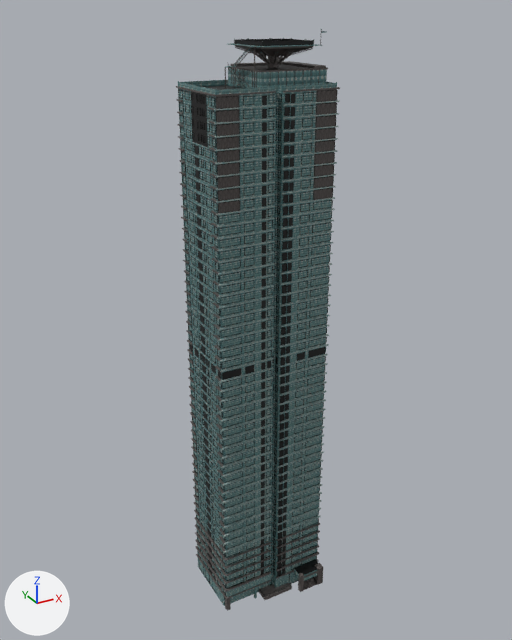
An edit to the FBX model cs2-kit/projects/exllu-103/output/import_test_flicker_nomull/HighriseTower103_L1_5x4/HighriseTower103_L1_5x4.fbx, drawn before and after from the same camera.
Both versions are drawn from a camera (50 mm lens) standing at (-86.3, -154.5, 166.9) and looking at (0.5, 3.1, 88.0). Lighting does not change. The marker at lower left points along +X, +Y and +Z. The older version comes first. Where no turn or scale is listed for an object, it has been applied to the vertices. Vertices at exactly the same position are counted once.

The first picture shows 'HighriseTower103_L1_5x4'.
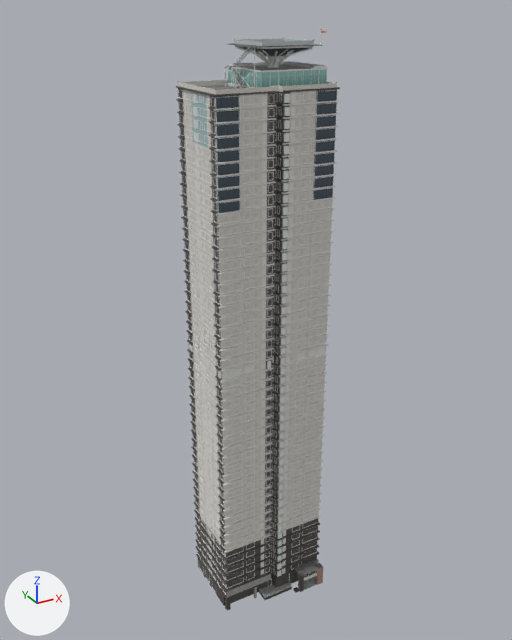
Location of each change, (x1, y1, x2, y2) in pixels of the pictures (512 x 640 px; the box of a moved part takes in the faces that stretch with it):
part 1 of me_highrisetower103_l1_5x4, deleted: before (193, 95, 325, 572)
part 2 of me_highrisetower103_l1_5x4, moved or reshaped: before (190, 62, 324, 600); after (182, 45, 331, 600)
part 3 of me_highrisetower103_l1_5x4, surface changed (lighter): (176, 29, 340, 607) in both

Patch to the scene script:
```diff
--- a/cs2-kit/projects/exllu-103/output/import_test_flicker_nomull/HighriseTower103_L1_5x4/HighriseTower103_L1_5x4.fbx.py
+++ b/cs2-kit/projects/exllu-103/output/import_test_flicker_nomull/HighriseTower103_L1_5x4/HighriseTower103_L1_5x4.fbx.py
@@ me_highrisetower103_l1_5x4 @@
 # used by ob_highrisetower103_l1_5x4; location = (0.0, 0.0, 0.0)
-me_highrisetower103_l1_5x4.from_pydata(...)  # 56208 vertices, 34117 faces; spans x -17.0..17.0, y -13.0..13.0, z 0.0..162.0
+me_highrisetower103_l1_5x4.from_pydata(...)  # 54370 vertices, 34358 faces; spans x -17.0..17.0, y -13.0..13.0, z 0.0..162.0
+# me_highrisetower103_l1_5x4 part 1: 440 loose pieces with 1760 vertices, spanning x -16.0..16.0, y -9.0..12.0, z 6.0..148.0, are deleted
+# me_highrisetower103_l1_5x4 part 2: 755 vertices moved within x -16.0..16.0, y -13.0..12.0, z 0.0..159.0; 1171 vertices removed from x -16.0..16.0, y -9.0..12.0, z 6.0..147.0; 1045 vertices added at x -16.0..16.0, y -13.0..13.0, z 0.0..154.0
+# me_highrisetower103_l1_5x4 part 3: 31236 kept faces spanning x -17.0..17.0, y -13.0..13.0, z 0.0..162.0 get new texture (UV) coordinates
+# other edits to the shape of me_highrisetower103_l1_5x4 do not show in these pictures
 me_highrisetower103_l1_5x4.materials.append(mat_highrisetower103_l1_5x4)
```
